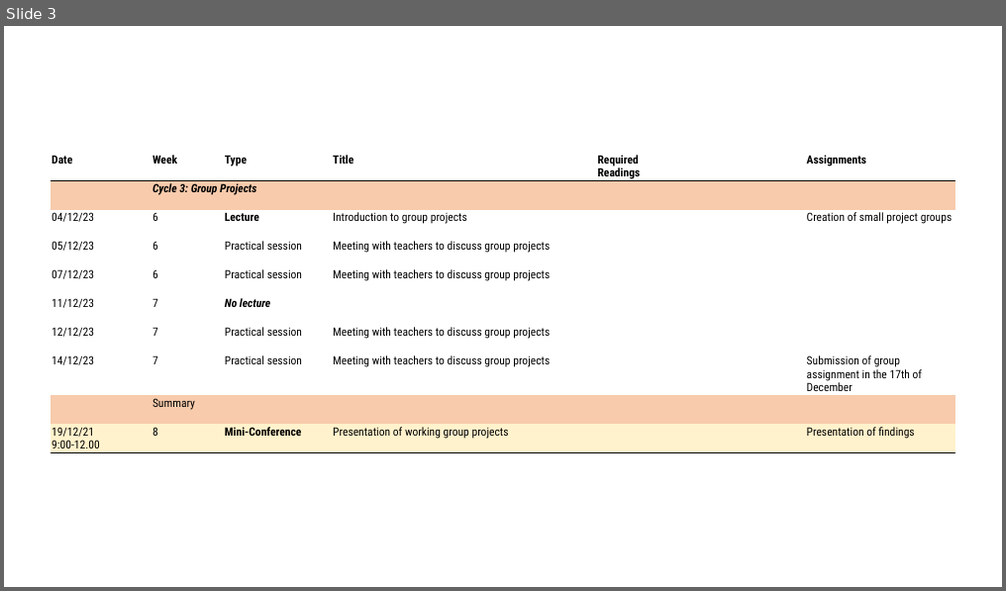
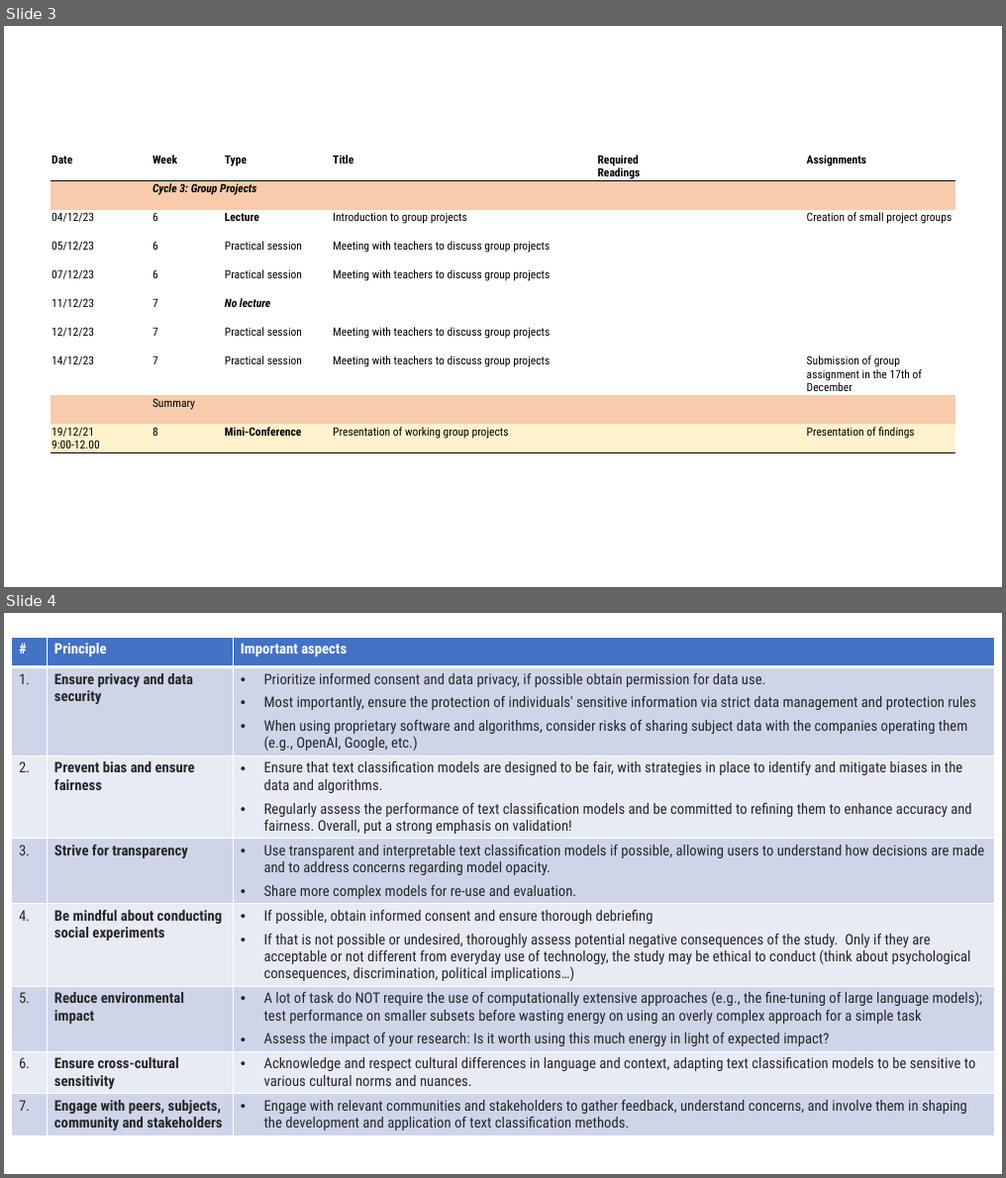
Before and after one commit to masurp/VU_CADC, a slide deck: slides/img/approaches.pptx. Shown one above the other, each under a label of ours: slide 3 before the commit, slides 3 and 4 after it. The pictures are 1006x591 and 1006x1178 pixels, drawn with LibreOffice and Linux fonts; fonts in the diff are those of the drawing. Boxes give left, top, right and bottom in pixels: in the first picture for what was removed or moved away, otherwise in the second. Text is boxed around its words. In the diff, an @@ line names an element or a change of style, - is before the commit and + after.

Commit message:
Added examples and small fixes to lecture 1.

```diff
--- a/slides/img/approaches.pptx
+++ b/slides/img/approaches.pptx
@@ slide 4 added at (x1=4, y1=613, x2=1002, y2=1174), background #FFFFFF @@
@@ table added at (x1=12, y1=637, x2=995, y2=1142), 8 rows, 3 columns @@
+# | Principle | Important aspects
+1. | Ensure privacy and data security | Prioritize informed consent and data privacy, if possible obtain permission for data use. / Most importantly, ensure the protection of individuals' sensitive information via strict data management and protection rules / When using proprietary software and algorithms, consider risks of sharing subject data with the companies operating them (e.g., OpenAI, Google, etc.)
+2. | Prevent bias and ensure fairness | Ensure that text classification models are designed to be fair, with strategies in place to identify and mitigate biases in the data and algorithms. / Regularly assess the performance of text classification models and be committed to refining them to enhance accuracy and fairness. Overall, put a strong emphasis on validation!
+3. | Strive for transparency | Use transparent and interpretable text classification models if possible, allowing users to understand how decisions are made and to address concerns regarding model opacity. / Share more complex models for re-use and evaluation.
+4. | Be mindful about conducting social experiments | If possible, obtain informed consent and ensure thorough debriefing / If that is not possible or undesired, thoroughly assess potential negative consequences of the study. Only if they are acceptable or not different from everyday use of technology, the study may be ethical to conduct (think about psychological consequences, discrimination, political implications…)
+5. | Reduce environmental impact | A lot of task do NOT require the use of computationally extensive approaches (e.g., the fine-tuning of large language models); test performance on smaller subsets before wasting energy on using an overly complex approach for a simple task / Assess the impact of your research: Is it worth using this much energy in light of expected impact?
+6. | Ensure cross-cultural sensitivity | Acknowledge and respect cultural differences in language and context, adapting text classification models to be sensitive to various cultural norms and nuances.
+7. | Engage with peers, subjects, community and stakeholders | Engage with relevant communities and stakeholders to gather feedback, understand concerns, and involve them in shaping the development and application of text classification methods.
```
Also in this commit, not shown: 5 other files.
